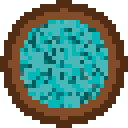
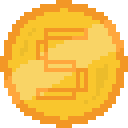
Comparing the layer stacks of the two (128, 128) images. Changes:
hid "Cyan" over left=20, top=20, right=108, bottom=108
added layer "Coin" above "Background" over left=0, top=0, right=128, bottom=128
